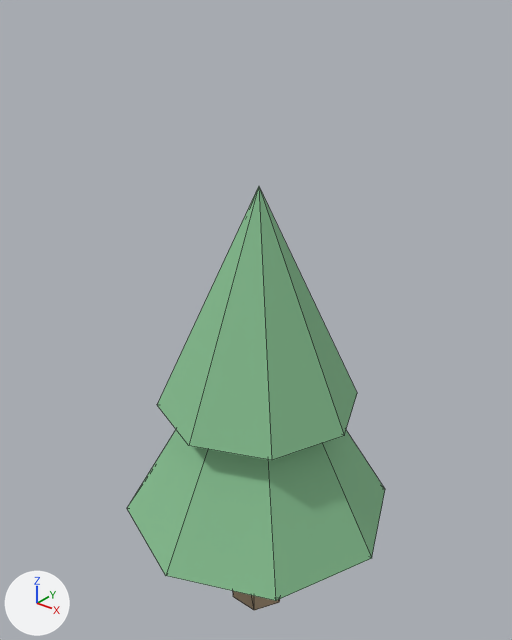
A saved change to the OBJ model public/assets/models/tree.obj.
Before and after are seen from a camera (50 mm lens) standing at (2.69, -3.39, 4.57) and looking at (-0.09, 0.09, 2.41). Every picture has the same lights, and +X, +Y and +Z are marked at lower left. The first picture is the older version. Mesh edges are drawn as thin lines. Where no turn or scale is listed for an object, it has been applied to the vertices. Vertices at exactly the same position are counted once.

In view in the first picture: 'Tree'.
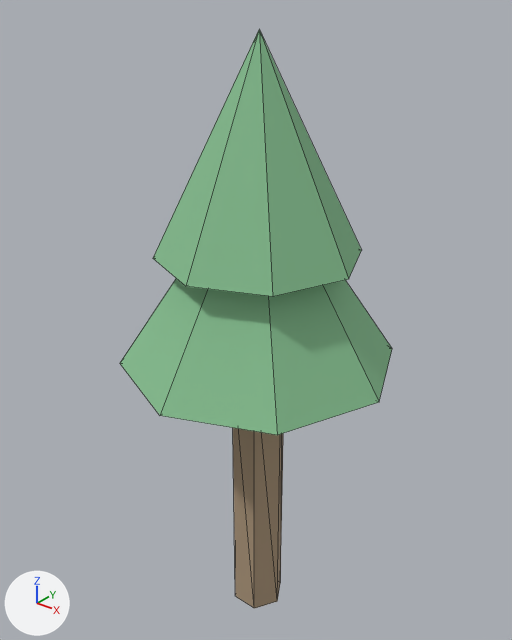
Changed parts and their boxes (x1, y1, x2, y2) in the pictures (512 x 640 px; the box of a moved part takes in the faces that stretch with it):
'Tree', reshaped (37% taller): before (127, 187, 385, 610); after (120, 30, 392, 608)
part 1 of me_tree, moved or reshaped: before (233, 591, 280, 610); after (233, 428, 283, 608)
part 2 of me_tree, moved or reshaped: before (127, 430, 385, 601); after (120, 278, 392, 435)
part 3 of me_tree, moved or reshaped: before (157, 187, 357, 460); after (153, 30, 362, 296)

The change in detail:
me_tree is used by ob_tree; location (0.0, 0.0, 0.0).
me_tree had 32 vertices, 44 faces and spanned x -1.0..1.0, y -1.0..1.0, z 0.0..3.4.
me_tree now has 32 vertices, 44 faces and spans x -0.95..0.95, y -0.95..0.95, z 0.0..4.3.
me_tree part 1: the loose piece of 12 vertices spanning x -0.22..0.22, y -0.19..0.19, z 0.0..1.35 is scaled about the mesh origin by (0.909, 0.909, 1.7).
me_tree part 2: the loose piece of 10 vertices spanning x -1.0..1.0, y -1.0..1.0, z 0.95..2.65 is scaled about its middle by (0.95, 0.95, 0.824), then moved by (0.0, 0.0, 1.1).
me_tree part 3: the loose piece of 10 vertices spanning x -0.72..0.72, y -0.72..0.72, z 1.85..3.4 is scaled about its middle by (0.944, 0.944, 0.871), then moved by (0.0, 0.0, 1.0).
